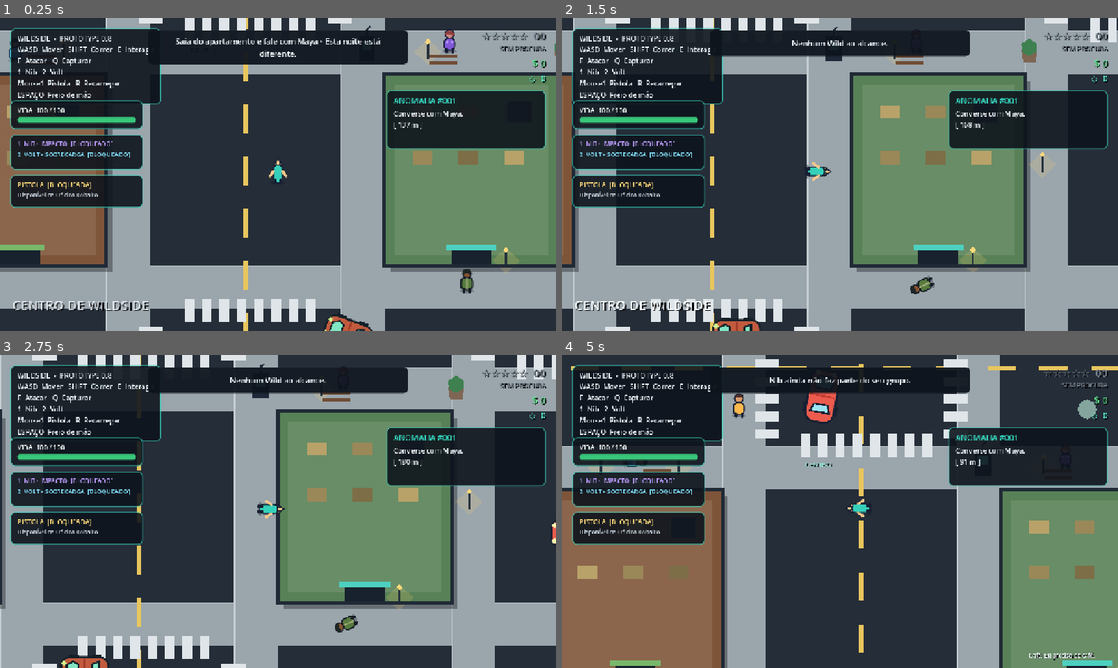
Above: before the commit, frames 1-4 (two rows, left to right).
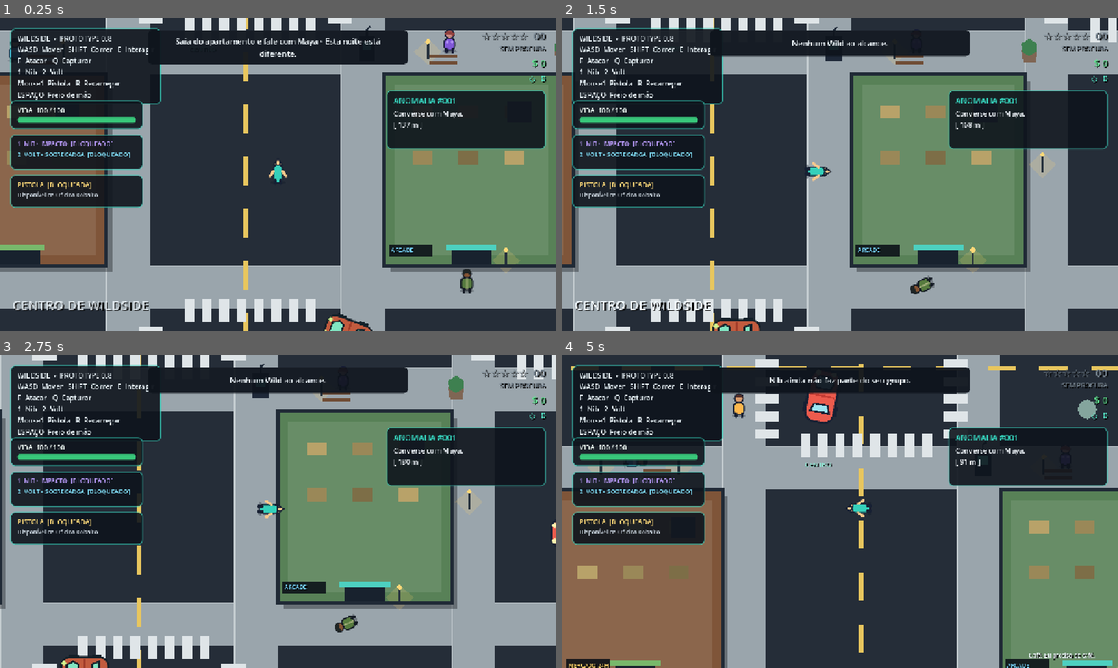
Above: after the commit, the same moments.

Repository: MiguelAlmeidaJ/Wildside
Game: Godot game, scene res://main.tscn
The game is run twice, just before and just after one commit, with the same random seed, the same clock (stepped at 60 frames per second) and the same inputs.
Inputs (mouse positions are in pixels of both pictures, inside the frame that each line leads up to):
- Up to frame 1 (0.25 s): no input
- Up to frame 2 (1.5 s): move the mouse to (962, 158) at 0.52 s; hold D (move_right) 0.53-1.28 s; hold F (attack) 0.53-1.28 s; click (962, 158) at 0.67 s; move the mouse to (728, 190) at 1.27 s; hold Space (brake) from 1.28 s (still down); tap Q (capture) at 1.35 s
- Up to frame 3 (2.75 s): move the mouse to (333, 442) at 2.02 s; release Space (brake) at 2.03 s; hold D (move_right) from 2.03 s (still down); hold E (interact) from 2.03 s (still down)
- Up to frame 4 (5 s): move the mouse to (812, 574) at 2.77 s; release D (move_right) at 2.78 s; release E (interact) at 2.78 s; hold W (move_up) 2.78-3.53 s; tap Shift (run) at 2.85 s; click (812, 574) at 2.92 s; move the mouse to (1006, 558) at 3.52 s; press the mouse at (1006, 558) at 3.53 s; hold A (move_left) from 3.53 s (still down); move the mouse to (673, 464) at 4.27 s; release the mouse at (673, 464) at 4.28 s; tap 1 (wild_nib) at 4.35 s

The runs differ from the first frame. In frame 1, 0.3% of the frame differs, in the area x 70-78%, y 72-77%; in frame 2, 0.3%; in frame 3, 0.3%; in frame 4, 0.4%, in the area x 0-88%, y 97-100%.

Commit message:
Add illuminated storefront signs across districts

Diff:
--- a/scripts/world/city.gd
+++ b/scripts/world/city.gd
@@ -397,6 +397,11 @@
 	_create_sign(Vector2(1260, 210), "INDUSTRIAL", Color("#e2a761"))
 	_create_sign(Vector2(-120, 1210), "ZONA SUL", Color("#bc8be8"))
 
+	_create_shop_sign(Vector2(-675, 675), "MERCADO 24H", Color("#ffd46a"))
+	_create_shop_sign(Vector2(335, 675), "ARCADE", Color("#79d8ff"))
+	_create_shop_sign(Vector2(1315, 675), "COBALTO", Color("#6df1d7"))
+	_create_shop_sign(Vector2(-675, 1690), "NOITE ALTA", Color("#d69bff"))
+
 
 func _create_sign(at: Vector2, text_value: String, accent: Color) -> void:
 	var label := Label.new()
@@ -411,6 +416,28 @@
 	add_child(label)
 
 
+func _create_shop_sign(at: Vector2, text_value: String, accent: Color) -> void:
+	var plate := Polygon2D.new()
+	plate.position = at + Vector2(46, 10)
+	plate.z_index = 5
+	plate.polygon = PackedVector2Array([
+		Vector2(-50, -15), Vector2(50, -15), Vector2(50, 15), Vector2(-50, 15)
+	])
+	plate.color = Color(0.04, 0.06, 0.09, 0.88)
+	add_child(plate)
+
+	var label := Label.new()
+	label.position = at
+	label.z_index = 6
+	label.text = text_value
+	label.add_theme_font_size_override("font_size", 13)
+	label.add_theme_color_override("font_color", accent)
+	label.add_theme_color_override("font_shadow_color", Color(0, 0, 0, 0.9))
+	label.add_theme_constant_override("shadow_offset_x", 2)
+	label.add_theme_constant_override("shadow_offset_y", 2)
+	add_child(label)
+
+
 func _create_obstacle(at: Vector2, color: Color) -> void:
 	var body := StaticBody2D.new()
 	body.position = at
